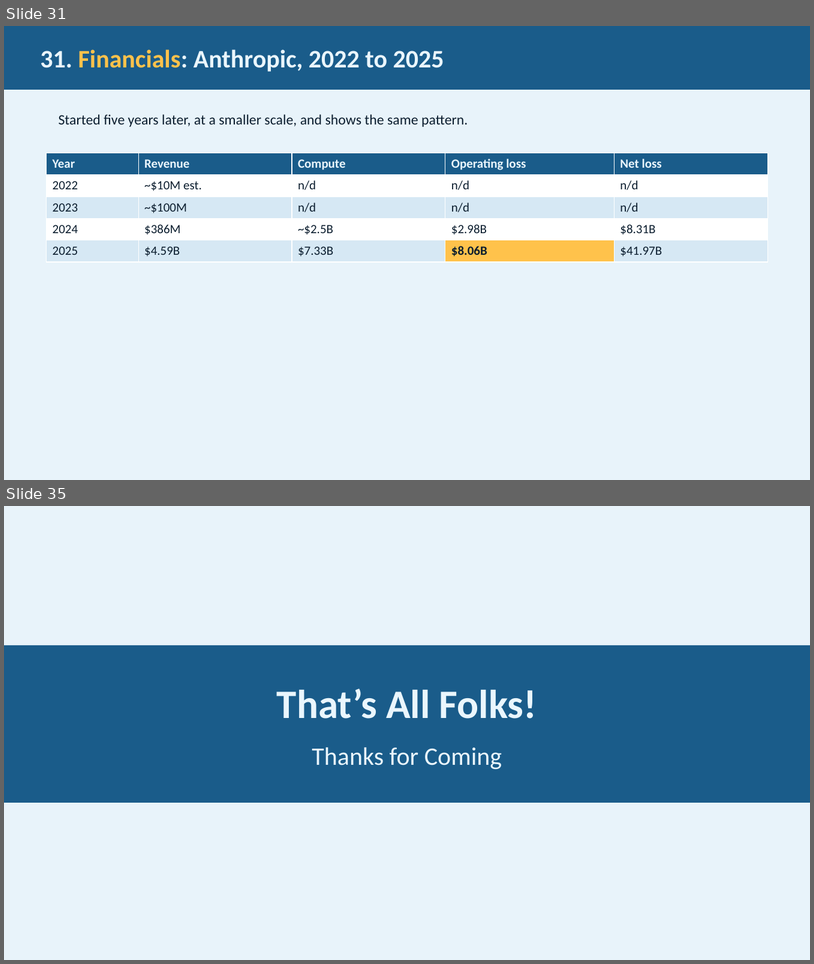
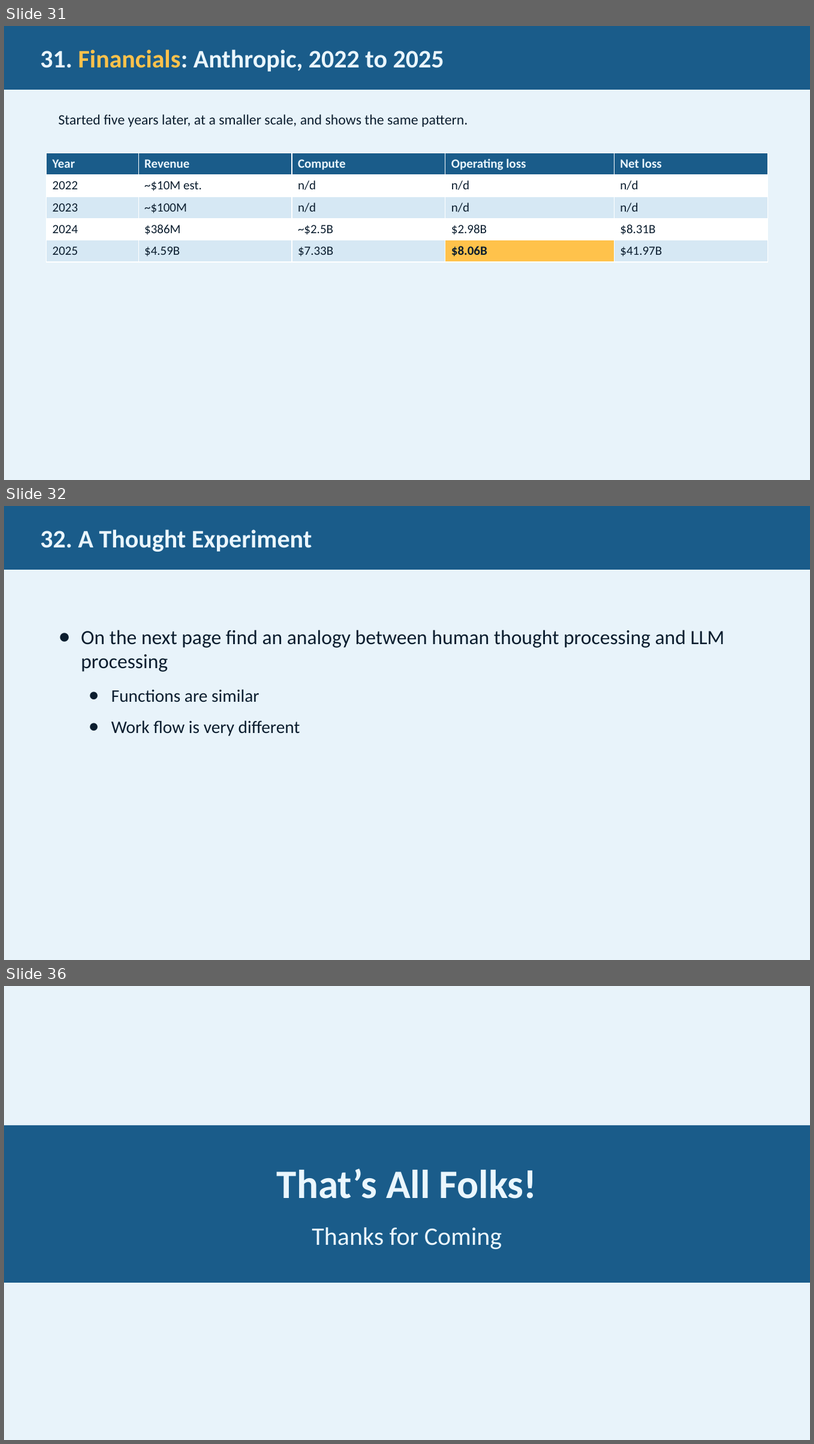
Before and after one commit to JimFawcett/NewSite, a slide deck: AI Presentation 2026/AI_Presentation.pptx. Shown one above the other, each under a label of ours: slides 31 and 35 before the commit, slides 31, 32 and 36 after it; the slides between them are not shown. The pictures are 814x964 and 814x1444 pixels, drawn with LibreOffice and Linux fonts; fonts in the diff are those of the drawing. Boxes give left, top, right and bottom in pixels: in the first picture for what was removed or moved away, otherwise in the second. Text is boxed around its words. In the diff, an @@ line names an element or a change of style, - is before the commit and + after.

```diff
--- a/AI Presentation 2026/AI_Presentation.pptx
+++ b/AI Presentation 2026/AI_Presentation.pptx
@@ slide 32 added at <box>4,506,810,960</box>, background #E8F3FA @@
@@ rectangle added at <box>4,506,810,570</box>, fill #1A5C8A, 30 pt, text #EAF6FD, bold @@
+32. A Thought Experiment
@@ text added at <box>81,630,725,736</box>, 24 pt, text #0B1D2E @@
+● On the next page find an analogy between human thought processing and LLM processing
+  ● Functions are similar
+  ● Work flow is very different
@@ what was slide 35 is now slide 36 @@
```
Also in this commit, not shown: 8 slides changed, 7 other files.
